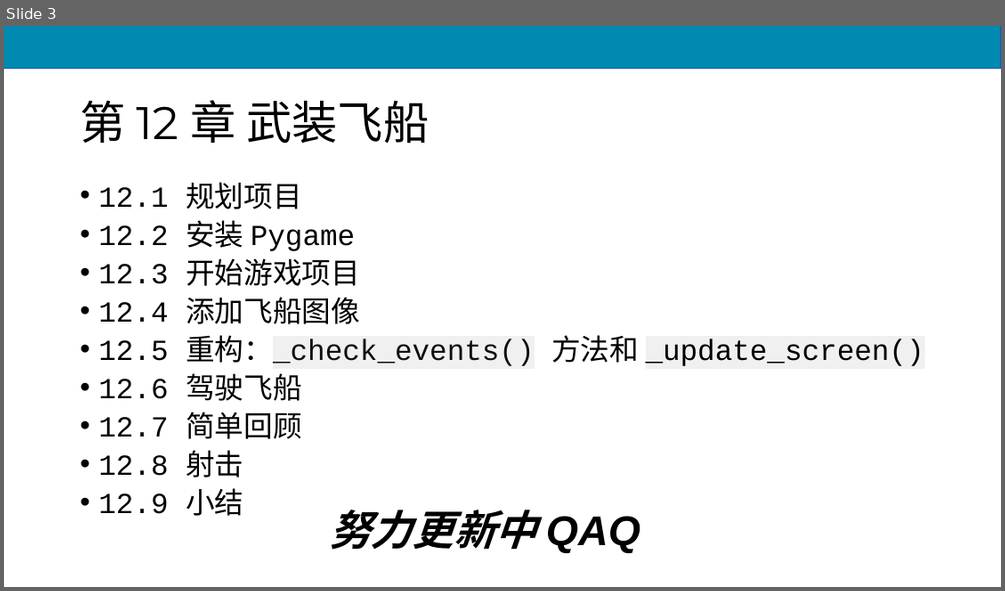
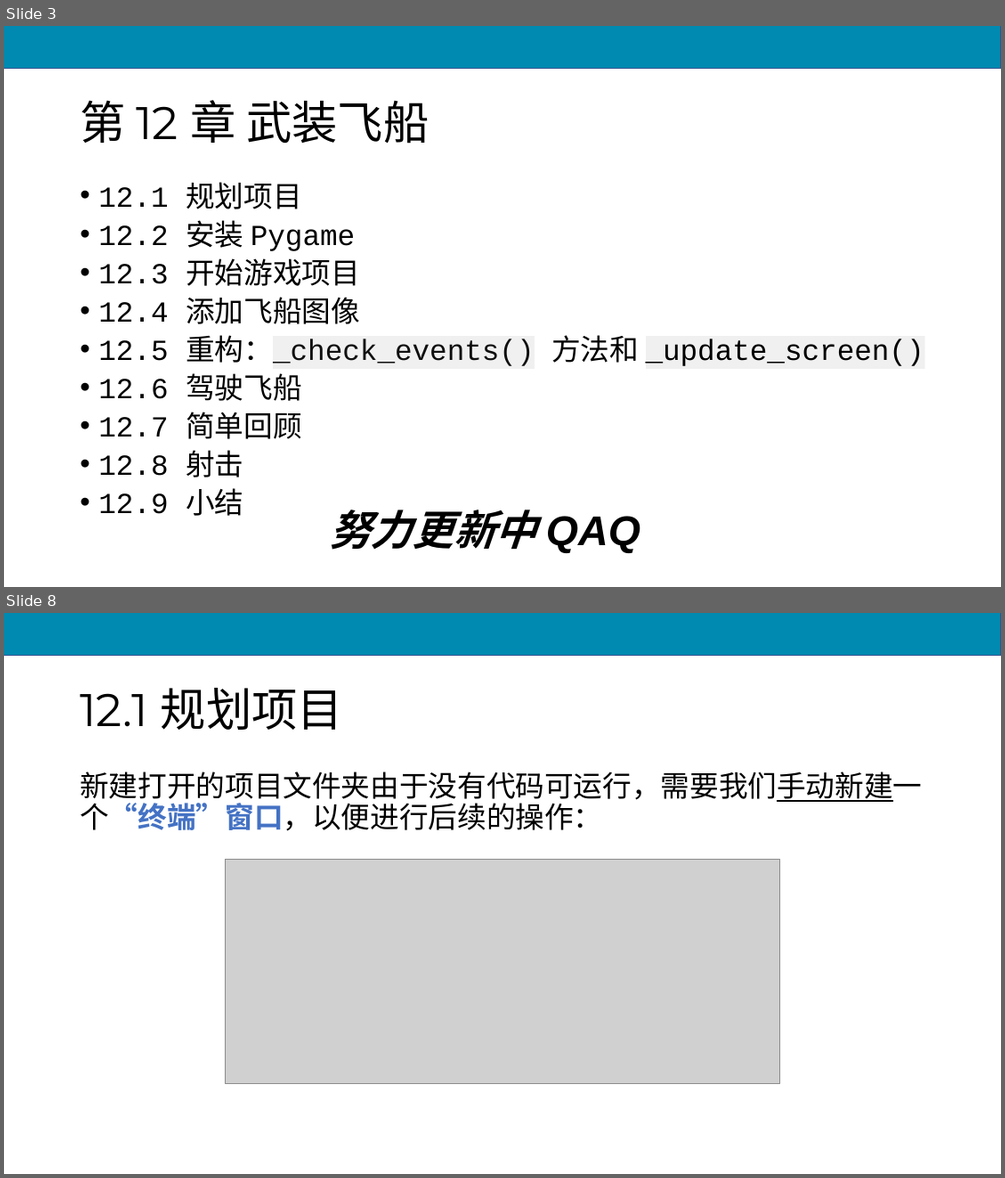
Before and after one commit to scruel/pcc_3e_slides, a slide deck: PPT/chapter12.pptx. Shown one above the other, each under a label of ours: slide 3 before the commit, slides 3 and 8 after it; the slides between them are not shown. The pictures are 1005x591 and 1005x1178 pixels, drawn with LibreOffice and Linux fonts; fonts in the diff are those of the drawing; grey boxes stand for pictures. Boxes give left, top, right and bottom in pixels: in the first picture for what was removed or moved away, otherwise in the second. Text is boxed around its words. In the diff, an @@ line names an element or a change of style, - is before the commit and + after.

```diff
--- a/PPT/chapter12.pptx
+++ b/PPT/chapter12.pptx
@@ slide 8 added at [4,613,1001,1174], background #FFFFFF; not listed: 1 template element that a slide beside it also shows @@
@@ title added at [80,688,343,730], 44 pt, text #000000 @@
+12.1 规划项目
@@ text added at [80,771,922,831], 28 pt, text #000000 @@
+新建打开的项目文件夹由于没有代码可运行，需要我们手动新建一个“终端”窗口，以便进行后续的操作：
@@ picture added at [225,859,779,1083] @@
```
Also in this commit, not shown: 1 slide changed, 37 other slides added, 10 slides removed, 7 other files.
